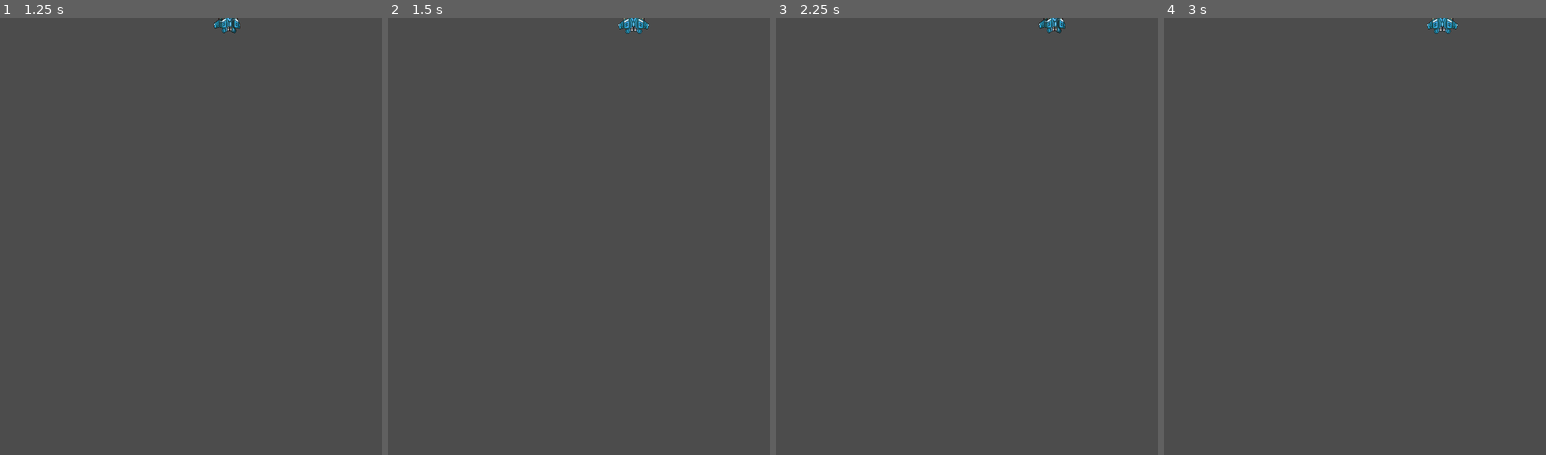
Above: before the commit, frames 1-4 (left to right).
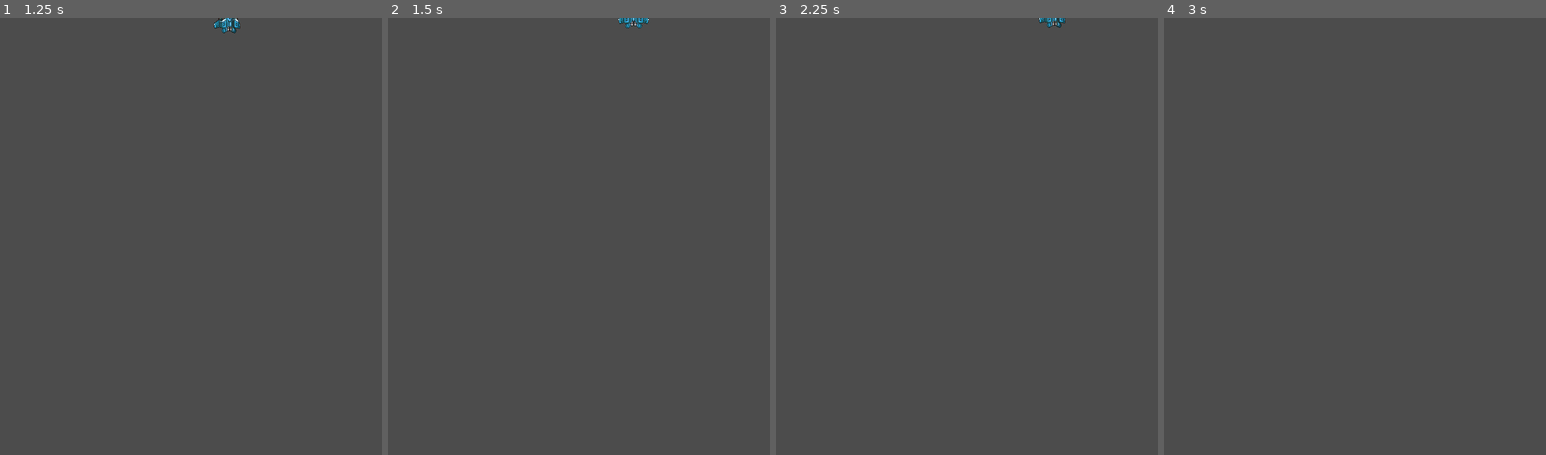
Above: after the commit, the same moments.

Repository: jdibble21/FP-Space-Odyssey
Game: Godot game, scene res://src/Player.tscn
Same seed, same stepped clock (60 frames per second), same inputs: the game is played once before the commit and once after it. The project has no main scene, so this scene is started directly.
Inputs:
- Up to frame 1 (1.25 s): tap Enter at 0.5 s; hold D (move_right) from 0.53 s (still down)
- Up to frame 2 (1.5 s): release D (move_right) at 1.28 s; hold S (move_down, bound only after the commit) from 1.28 s (still down)
- Up to frame 3 (2.25 s): tap Space at 2 s; release S (move_down, bound only after the commit) at 2.03 s; hold D (move_right) from 2.03 s (still down)
- Up to frame 4 (3 s): tap Enter at 2.75 s; release D (move_right) at 2.78 s; hold W (move_up, bound only after the commit) from 2.78 s (still down)

Frame 1 is identical in both runs. In frame 2, 0.2% of the frame differs, in the area x 60-69%, y 0-4%; in frame 3, 0.2%; in frame 4, 0.2%.

Commit message:
Add player up/down movement

Diff:
--- a/project/project.godot
+++ b/project/project.godot
@@ -35,6 +35,16 @@
 "events": [ Object(InputEventKey,"resource_local_to_scene":false,"resource_name":"","device":0,"alt":false,"shift":false,"control":false,"meta":false,"command":false,"pressed":false,"scancode":68,"unicode":0,"echo":false,"script":null)
  ]
 }
+move_up={
+"deadzone": 0.5,
+"events": [ Object(InputEventKey,"resource_local_to_scene":false,"resource_name":"","device":0,"alt":false,"shift":false,"control":false,"meta":false,"command":false,"pressed":false,"scancode":87,"unicode":0,"echo":false,"script":null)
+ ]
+}
+move_down={
+"deadzone": 0.5,
+"events": [ Object(InputEventKey,"resource_local_to_scene":false,"resource_name":"","device":0,"alt":false,"shift":false,"control":false,"meta":false,"command":false,"pressed":false,"scancode":83,"unicode":0,"echo":false,"script":null)
+ ]
+}
 
 [rendering]
 
--- a/project/src/Player.gd
+++ b/project/src/Player.gd
@@ -16,6 +16,10 @@
 		_current_pos.x += velocity * delta
 		$ShipSprite.play("turning")
 		$ShipSprite.flip_h = true
+	if Input.is_action_pressed("move_up"):
+		_current_pos.y -= velocity * delta
+	if Input.is_action_just_pressed("move_down"):
+		_current_pos.y += -velocity * delta
 	if Input.is_action_just_released("move_left") or Input.is_action_just_released("move_right"):
 		$ShipSprite.play("normal")
 	position = _current_pos
